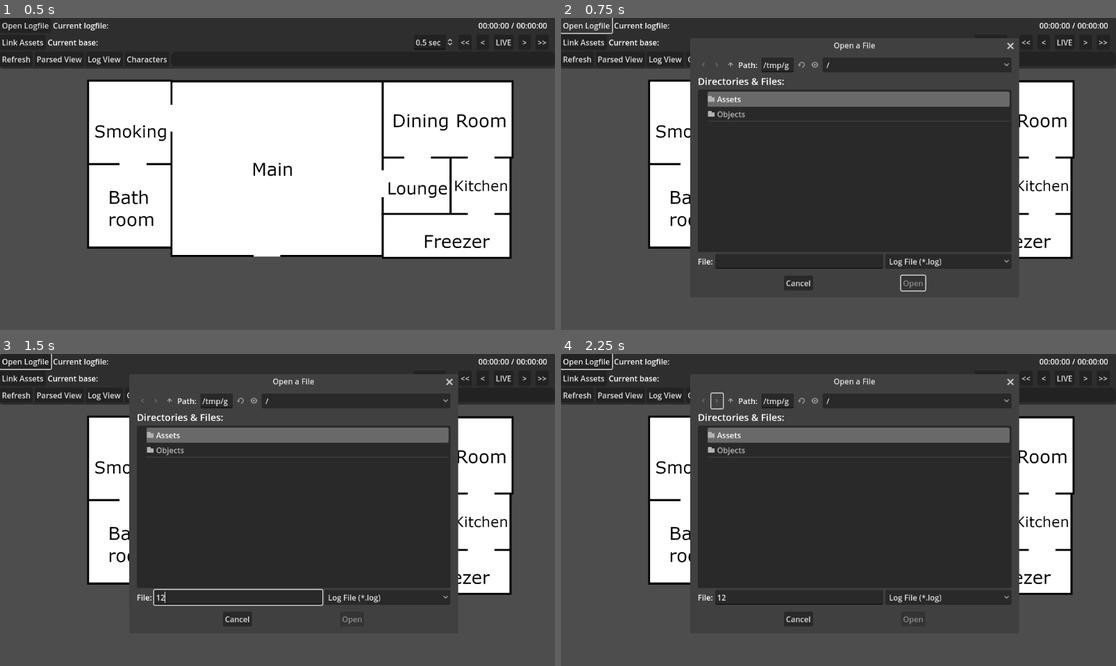
Above: before the commit, frames 1-4 (two rows, left to right).
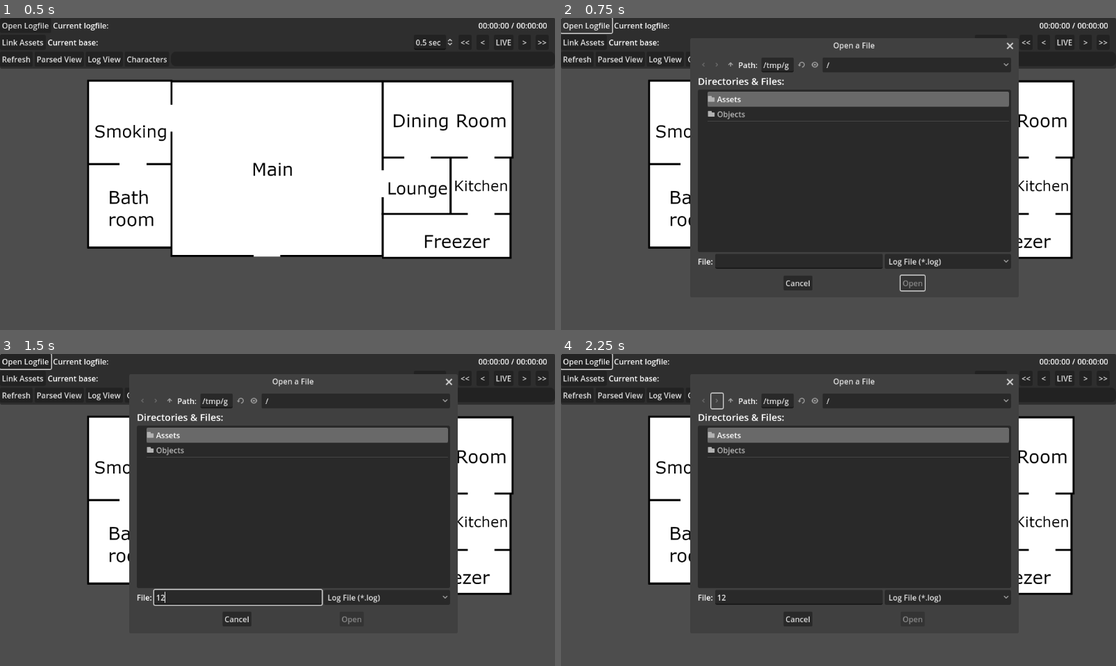
Above: after the commit, the same moments.

Repository: Crystalwarrior/AO2-LogReader
Game: Godot game, scene res://view.tscn
Same seed, same stepped clock (60 frames per second), same inputs: the game is played once before the commit and once after it.
Inputs (mouse positions are in pixels of both pictures, inside the frame that each line leads up to):
- Up to frame 1 (0.5 s): no input
- Up to frame 2 (0.75 s): click "Open Logfile" at 0.5 s
- Up to frame 3 (1.5 s): click (238, 597) at 1.27 s; type "12" at 1.35 s
- Up to frame 4 (2.25 s): click (716, 400) at 2 s

Frame 1 is identical in both runs. In frame 2, 0.4% of the frame differs, in the area x 40-83%, y 7-88%; in frame 3, 0.3%; in frame 4, 0.3%.

Commit message:
refactor the code slightly

Diff:
--- a/main_window.gd
+++ b/main_window.gd
@@ -88,10 +88,7 @@
 								if showname and showname != file_name:
 									shownames[showname] = file_name
 									print("Showname '" + showname + "' now associated with charfolder " + file_name)
-								if !shownames.has(showname):
-									shownames[file_name] = null
 			file_name = dir.get_next()
-	print(shownames)
 	_find_avatars()
 
 func parse_line(line):
@@ -208,21 +205,20 @@
 	return newChar
 
 func _find_avatar(char):
-	var avatar = null
-	for showname in shownames.keys():
-		for currentName in char.names:
-			if currentName == showname:
-				avatar = get_speakerIcon(shownames[showname])
-			if currentName == shownames[showname]:
-				return get_speakerIcon(shownames[showname])
+	var avatar = char.avatar
+	for currentName in char.names:
+		var texture = null
+		if currentName in shownames:
+			texture = get_speakerIcon(shownames[currentName])
+		else:
+			texture = get_speakerIcon(currentName)
+		if texture is ImageTexture:
+			avatar = texture
 	return avatar
 
 func _find_avatars():
-	for showname in shownames.keys():
-		for character in characters:
-			for currentName in character.names:
-				if currentName == showname or currentName == shownames[showname]:
-					character.set_avatar(get_speakerIcon(shownames[showname]))
+	for character in characters:
+		character.set_avatar(_find_avatar(character))
 
 func _clean_name(speaker):
 	var speakerArray = []
@@ -237,13 +233,14 @@
 
 func _find_character(nameArray):
 	for character in characters:
-		for currentName in nameArray:
-			for alias in character.names:
-				if alias == currentName:
-					return character
+		for alias in character.names:
+			if alias in nameArray:
+				return character
 	return null
 
-func get_speakerIcon(charfolder):
+func get_speakerIcon(charfolder: String):
+	if charfolder.is_empty():
+		return null
 	var speaker_icon = asset_folder_path + "/characters/" + charfolder + "/char_icon.png"
 	if FileAccess.file_exists(speaker_icon):
 		# TODO: cache this, ideally by using Godot's resource system properly
